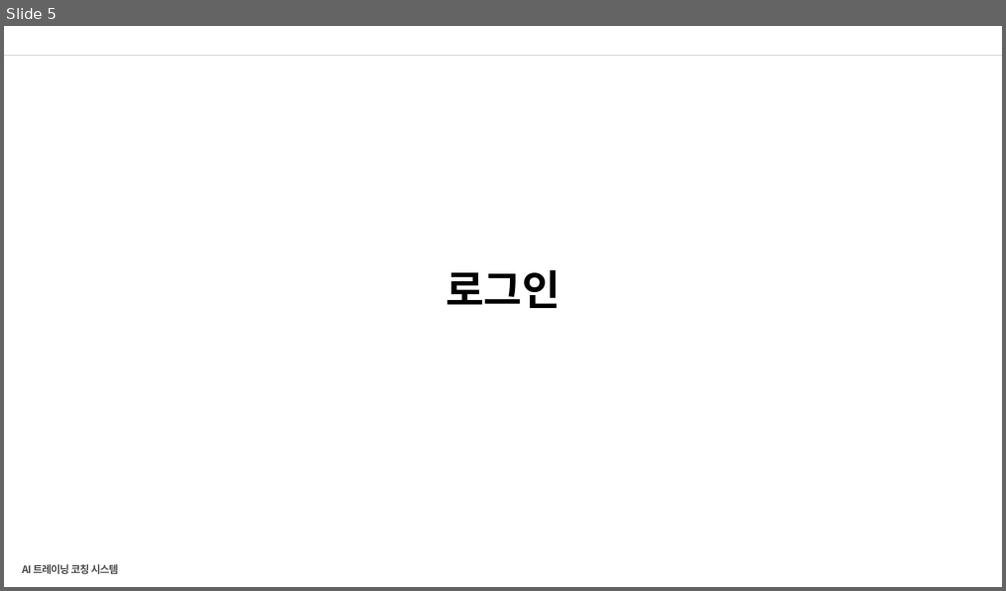
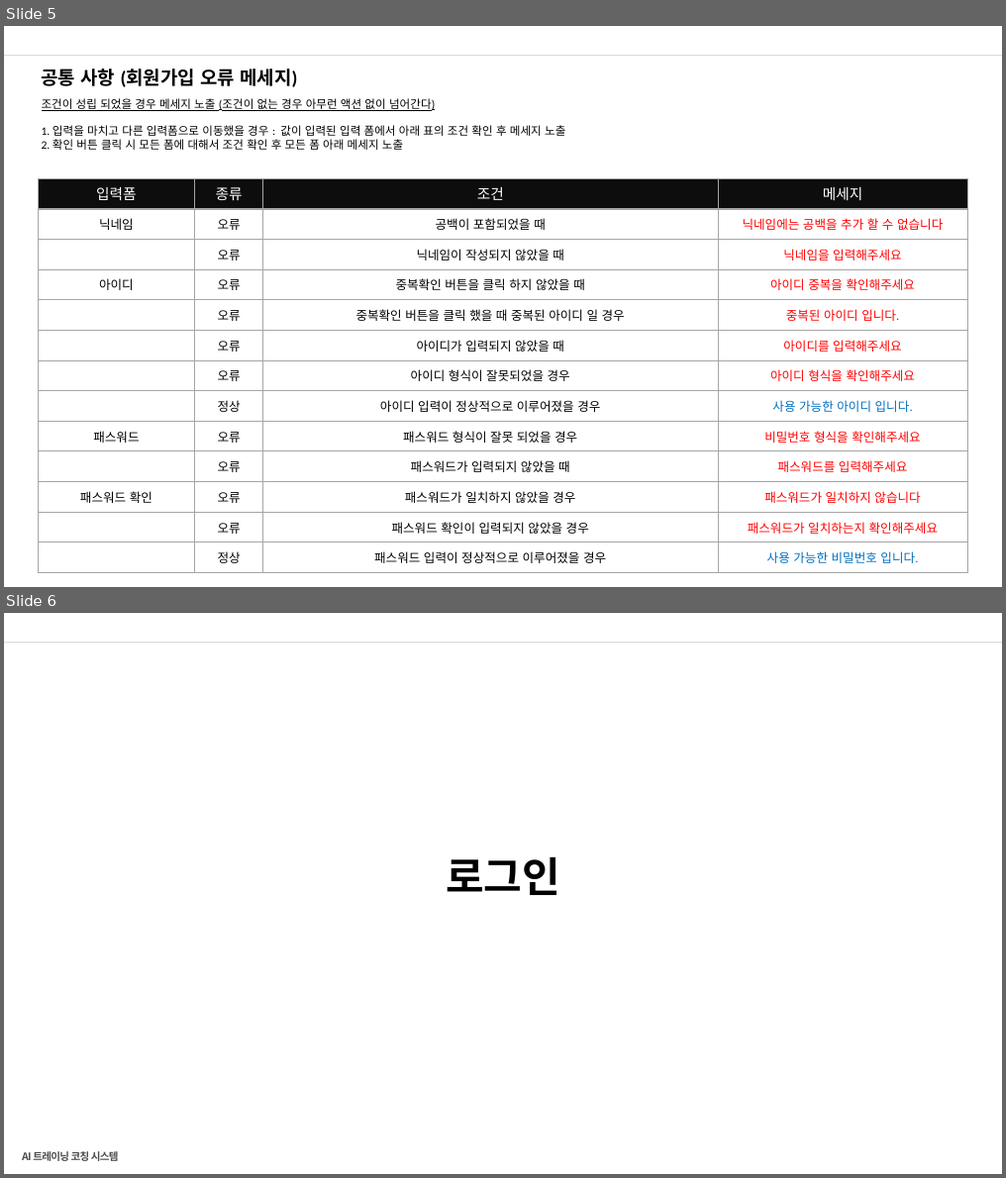
Before and after one commit to nohminkyoung/Final_project, a slide deck: finalproject_화면설계.pptx. Shown one above the other, each under a label of ours: slide 5 before the commit, slides 5 and 6 after it. The pictures are 1006x591 and 1006x1178 pixels, drawn with LibreOffice and Linux fonts; fonts in the diff are those of the drawing; background and template pictures are left out. Boxes give left, top, right and bottom in pixels: in the first picture for what was removed or moved away, otherwise in the second. Text is boxed around its words. In the diff, an @@ line names an element or a change of style, - is before the commit and + after.

Commit message:
화면설계 회원가입 및 정책 추가

```diff
--- a/finalproject_화면설계.pptx
+++ b/finalproject_화면설계.pptx
@@ slide 5 added at bbox=[4, 26, 1002, 587], background #FFFFFF; not listed: 1 template element that a slide beside it also shows @@
@@ text added at bbox=[42, 69, 297, 87], 18 pt, text #000000, bold @@
+공통 사항 (회원가입 오류 메세지)
@@ text added at bbox=[42, 98, 565, 150], 11 pt, text #000000 @@
+조건이 성립 되었을 경우 메세지 노출 (조건이 없는 경우 아무런 액션 없이 넘어간다)
+1. 입력을 마치고 다른 입력폼으로 이동했을 경우 : 값이 입력된 입력 폼에서 아래 표의 조건 확인 후 메세지 노출
+2. 확인 버튼 클릭 시 모든 폼에 대해서 조건 확인 후 모든 폼 아래 메세지 노출
@@ table added at bbox=[38, 178, 968, 573], 13 rows, 4 columns @@
+입력폼 | 종류 | 조건 | 메세지
+닉네임 | 오류 | 공백이 포함되었을 때 | 닉네임에는 공백을 추가 할 수 없습니다
+ | 오류 | 닉네임이 작성되지 않았을 때 | 닉네임을 입력해주세요
+아이디 | 오류 | 중복확인 버튼을 클릭 하지 않았을 때 | 아이디 중복을 확인해주세요
+ | 오류 | 중복확인 버튼을 클릭 했을 때 중복된 아이디 일 경우 | 중복된 아이디 입니다.
+ | 오류 | 아이디가 입력되지 않았을 때 | 아이디를 입력해주세요
+ | 오류 | 아이디 형식이 잘못되었을 경우 | 아이디 형식을 확인해주세요
+ | 정상 | 아이디 입력이 정상적으로 이루어졌을 경우 | 사용 가능한 아이디 입니다.
+패스워드 | 오류 | 패스워드 형식이 잘못 되었을 경우 | 비밀번호 형식을 확인해주세요
+ | 오류 | 패스워드가 입력되지 않았을 때 | 패스워드를 입력해주세요
+패스워드 확인 | 오류 | 패스워드가 일치하지 않았을 경우 | 패스워드가 일치하지 않습니다
+ | 오류 | 패스워드 확인이 입력되지 않았을 경우 | 패스워드가 일치하는지 확인해주세요
+ | 정상 | 패스워드 입력이 정상적으로 이루어졌을 경우 | 사용 가능한 비밀번호 입니다.
@@ what was slide 5 is now slide 6 @@
```
Also in this commit, not shown: 3 slides changed, 1 other slide added, 3 other files.
